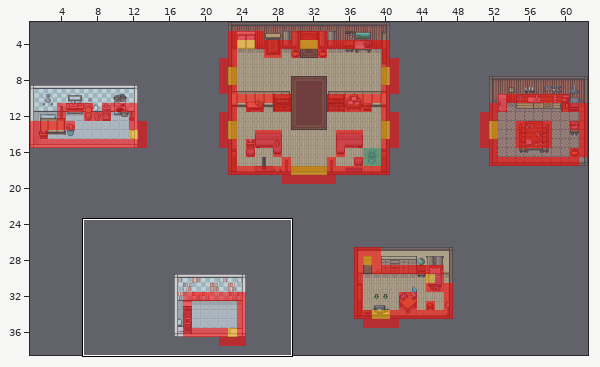
A Tiled map gets an edit: Output/Assets/Maps/home.tmx. Above, an overview of the earlier version with the close-up marked.
Close-up. Before the edit:
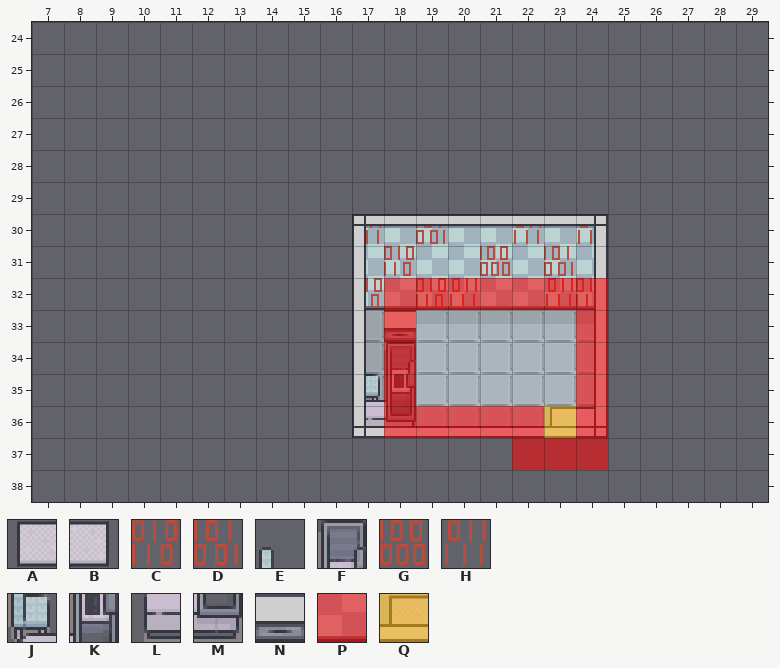
Cells are 64x64 px. Shown: x 7..29, y 24..38.
Key: from "home_tileSet": A 106, B 107, C 250, D 251, E 274, F 275, G 278, H 279, J 302, K 303, L 330, M 331, N 402; from "meta_data": P 0, Q 1.
_ is an empty cell.
Layers that did not change in this view are not listed.
Layer "BelowWall" before, first column x 7:
24 _______________________
25 _______________________
26 _______________________
27 _______________________
28 _______________________
29 _______________________
30 __________H_D__H_H_____
31 ___________C__G_D______
32 __________C_CH__HC_____
33 ___________N___________
34 __________EF___________
35 __________JK___________
36 __________LM____AB_____
37 _______________________
38 _______________________
Layer "MetaData" before, first column x 7:
24 _______________________
25 _______________________
26 _______________________
27 _______________________
28 _______________________
29 _______________________
30 _______________________
31 _______________________
32 ___________PPPPPPP_____
33 ___________P_____P_____
34 ___________P_____P_____
35 ___________P_____P_____
36 ___________PPPPPQP_____
37 _______________PPP_____
38 _______________________
The same view after the edit:
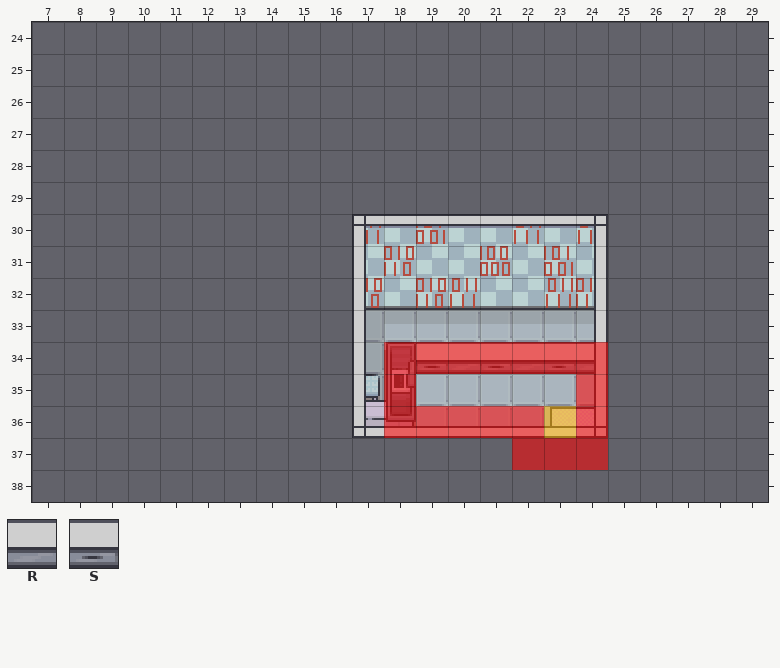
Further tiles: from "home_tileSet": R 403, S 404.
See-through tiles are keyed as they look on the map.
Change:
Changed rows in their new state; . is an unchanged cell.
Layer "BelowWall":
first column x 18:
33 _......
34 .NRNRSR
Layer "MetaData":
first column x 18:
32 _______
33 _....._
34 .PPPPP.
Changed places in both close-ups, as pixel boxes (x1, y1, x2, y2):
changed: (384, 278, 608, 374)
